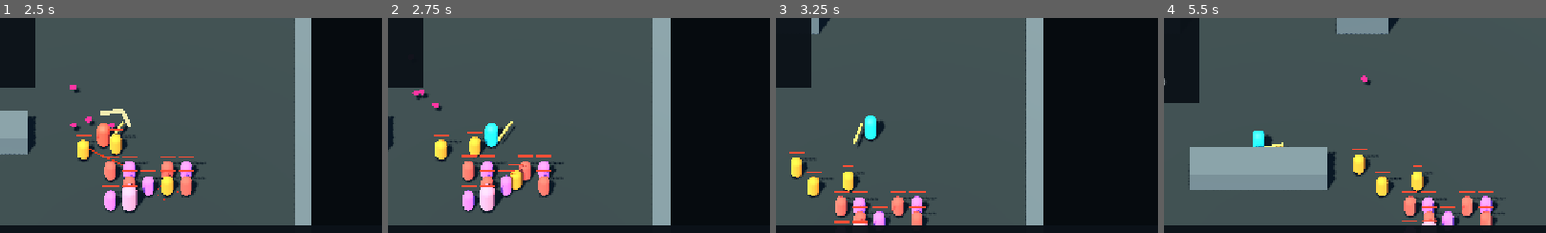
Above: before the commit, frames 1-4 (left to right).
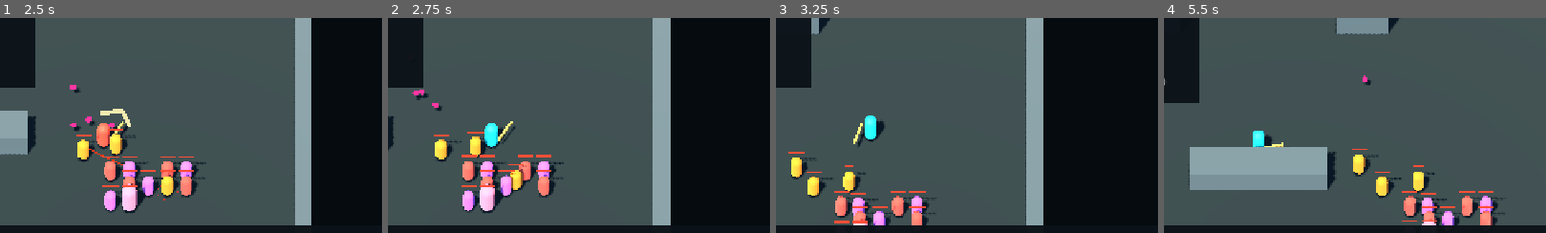
Above: after the commit, the same moments.

Repository: w7775p/relic-ARPG
Game: Godot game, scene res://world/maps/expedition_runtime.tscn
Two runs of this game, one before a commit and one after it. Both use one fixed random seed, a clock stepped at 60 frames per second and the inputs below. This scene is started directly instead of the project's main scene.
Inputs (mouse positions are % of the whole screen's width and height, from its top left):
- Up to frame 1 (2.5 s): tap Enter at 0.5 s; move the mouse to (72, 45) at 0.52 s; hold D (move_right) 0.53-1.28 s; hold 1 (basic_build) 0.53-1.28 s; click (72, 45) at 0.67 s; move the mouse to (30, 55) at 1.27 s; hold S (move_down) 1.28-2.03 s; tap Space (dodge) at 1.35 s; move the mouse to (60, 28) at 2.02 s; press the mouse at (60, 28) at 2.03 s; hold D (move_right) from 2.03 s (still down)
- Up to frame 2 (2.75 s): keep holding D (move_right)
- Up to frame 3 (3.25 s): move the mouse to (45, 70) at 2.77 s; release D (move_right) at 2.78 s; release the mouse at (45, 70) at 2.78 s; hold W (move_up) from 2.78 s (still down); tap F6 (stress_encounter) at 2.85 s; click (45, 70) at 2.92 s
- Up to frame 4 (5.5 s): move the mouse to (80, 65) at 3.52 s; release W (move_up) at 3.53 s; hold 2 (thunder_build) 3.53-4.28 s; hold A (move_left) 3.53-5.03 s; move the mouse to (20, 35) at 4.27 s; tap Q (use_potion) at 4.35 s; move the mouse to (55, 50) at 5.02 s; hold S (move_down) from 5.03 s (still down); tap E at 5.1 s; click (55, 50) at 5.17 s
The pictures show only the part of the screen within x 38-88%, y 21-71%; the shares and areas given below are measured in that part.

Frame 1 is identical in both runs. In frame 2, less than 0.1% of the frame differs, in the area x 21-26%, y 52-65%; in frame 3, 0.3%; in frame 4, 0.3%, in the area x 49-74%, y 26-93%.

Commit message:
fix: 传播流血强制从完整持续时间重新计时

Diff:
--- a/game/systems/effects/effect_resolver.gd
+++ b/game/systems/effects/effect_resolver.gd
@@ -75,7 +75,7 @@
 			_chain_lightning(event)
 
 
-## 流血击杀按距离选择有限目标并施加一层衰减流血；传播代数递增后不会无限放大。
+## 流血击杀按距离选择有限目标；传播层强制重新起算完整持续时间和首跳间隔。
 func _spread_bleed(event: DamageEvent) -> void:
 	if event.build.bleed_spread_max_targets <= 0 or event.build.bleed_spread_radius_m <= 0.0 or event.build.bleed_spread_damage_ratio <= 0.0:
 		return
@@ -86,15 +86,17 @@
 		if target == null:
 			break
 		candidates.erase(target)
+		var duration: float = maxf(0.01, event.build.bleed_snapshot_duration_sec)
+		var interval: float = maxf(0.01, event.build.bleed_snapshot_tick_sec)
 		var spread: Dictionary = {
 			"source":"unique:blood_echo",
 			"root_attack_id":event.root_attack_id,
 			"damage":event.build.bleed_snapshot_damage * event.build.bleed_spread_damage_ratio,
-			"remaining_sec":event.build.bleed_snapshot_duration_sec,
-			"next_tick_sec":event.build.bleed_snapshot_tick_sec,
-			"tick_interval_sec":event.build.bleed_snapshot_tick_sec,
-			"bleed_duration_sec":event.build.bleed_snapshot_duration_sec,
-			"bleed_tick_sec":event.build.bleed_snapshot_tick_sec,
+			"remaining_sec":duration,
+			"next_tick_sec":interval,
+			"tick_interval_sec":interval,
+			"bleed_duration_sec":duration,
+			"bleed_tick_sec":interval,
 			"bleed_spread_radius_m":event.build.bleed_spread_radius_m,
 			"bleed_spread_max_targets":event.build.bleed_spread_max_targets,
 			"bleed_spread_damage_ratio":event.build.bleed_spread_damage_ratio,
@@ -105,7 +107,7 @@
 			"explosion_radius_m":event.build.explosion_radius_m,
 			"explosion_damage":event.build.explosion_damage,
 		}
-		target.apply_bleed(spread, 1)
+		target.apply_fresh_bleed(spread, 1)
 		bleed_spread_count += 1
 		feedback.ring(target.global_position, 0.65, Color(0.72, 0.04, 0.16), 0.32)
 
